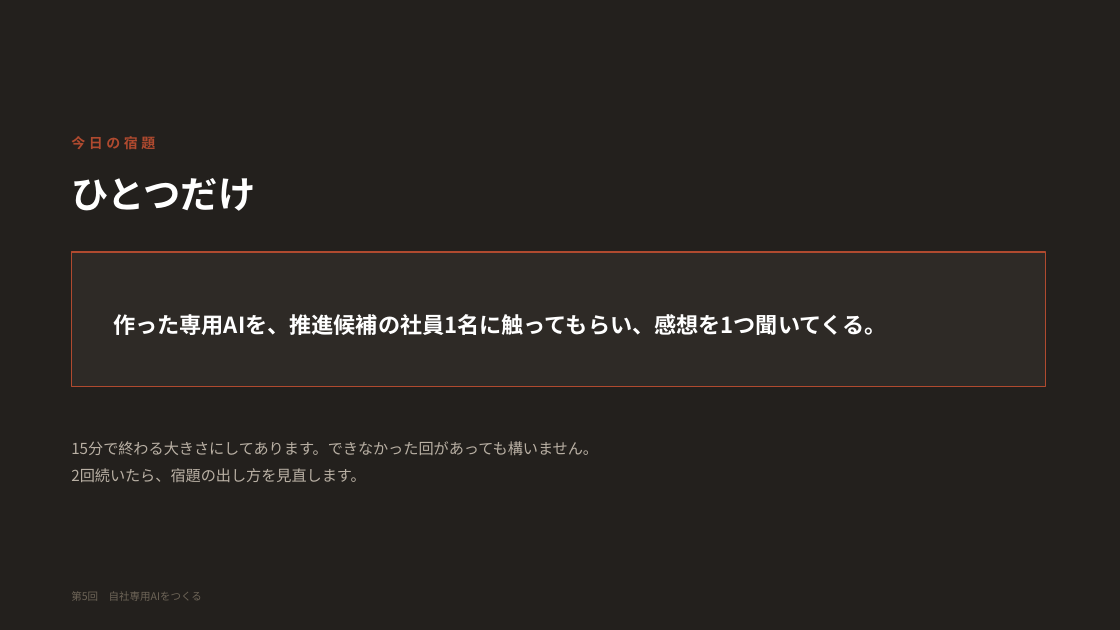
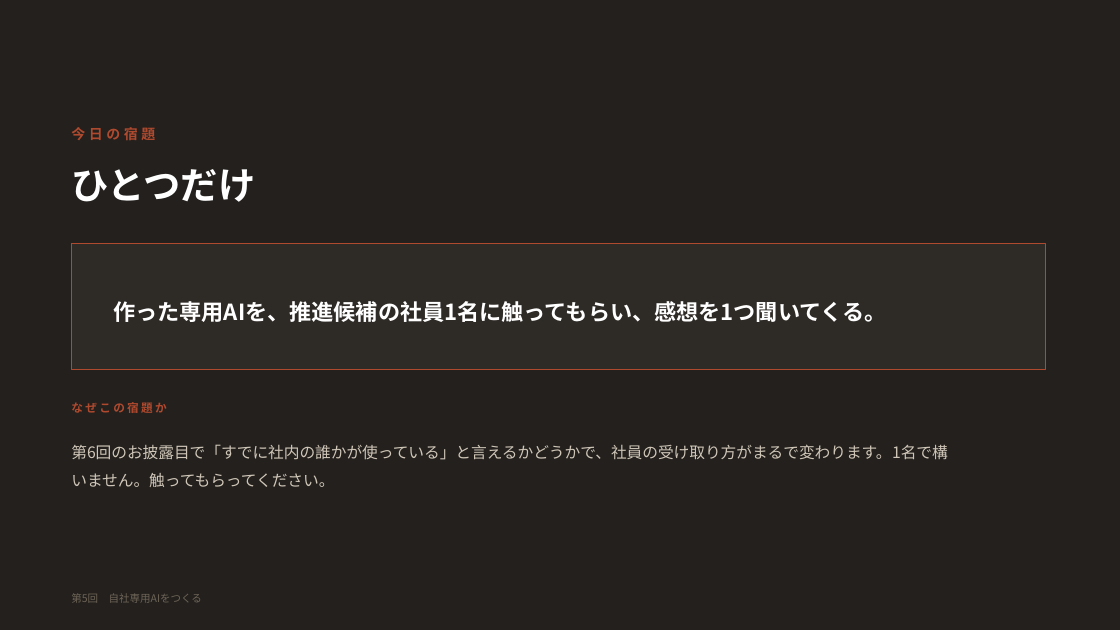
Before and after one commit to yusuke-aoki-bit/founders-ai-program, a slide deck: slide 12 of slides/pptx/第05回_自社専用AIをつくる.pptx (slide 7 before the commit). Drawn at 1120x630 pixels with LibreOffice and Linux fonts; fonts in the diff are those of the drawing. Boxes give left, top, right and bottom in pixels: in the first picture for what was removed or moved away, otherwise in the second. Text is boxed around its words. In the diff, an @@ line names an element or a change of style, - is before the commit and + after.

```diff
--- a/slides/pptx/第05回_自社専用AIをつくる.pptx
+++ b/slides/pptx/第05回_自社専用AIをつくる.pptx
@@ text "今日の宿題": place and size @@
-text "今日の宿題" at bbox=[71, 136, 155, 149]
+text "今日の宿題" at bbox=[71, 127, 155, 140]
@@ text "ひとつだけ": place and size @@
-text "ひとつだけ" at bbox=[71, 178, 255, 211]
+text "ひとつだけ" at bbox=[71, 169, 255, 202]
@@ rectangle: place and size @@
-rectangle at bbox=[71, 252, 1046, 386]
+rectangle at bbox=[71, 244, 1046, 370]
@@ text "作った専用AIを、推進候補の社員1名に触ってもらい、感想を1つ聞いてくる。": place and size @@
-text "作った専用AIを、推進候補の社員1名に触ってもらい、感想を1つ聞いてくる。" at bbox=[113, 314, 887, 335]
+text "作った専用AIを、推進候補の社員1名に触ってもらい、感想を1つ聞いてくる。" at bbox=[113, 301, 887, 322]
@@ text added at bbox=[71, 402, 166, 413], 10 pt, text #B04A2F, bold @@
+なぜこの宿題か
@@ text removed at bbox=[71, 441, 598, 482] @@
-15分で終わる大きさにしてあります。できなかった回があっても構いません。
-2回続いたら、宿題の出し方を見直します。
@@ text added at bbox=[71, 444, 948, 487], 13.5 pt, text #CFC6B8 @@
+第6回のお披露目で「すでに社内の誰かが使っている」と言えるかどうかで、社員の受け取り方がまるで変わります。1名で構いません。触ってもらってください。
```
Also in this commit, not shown: 5 other slides changed, 6 slides added, 1 slide removed, 24 other files.
